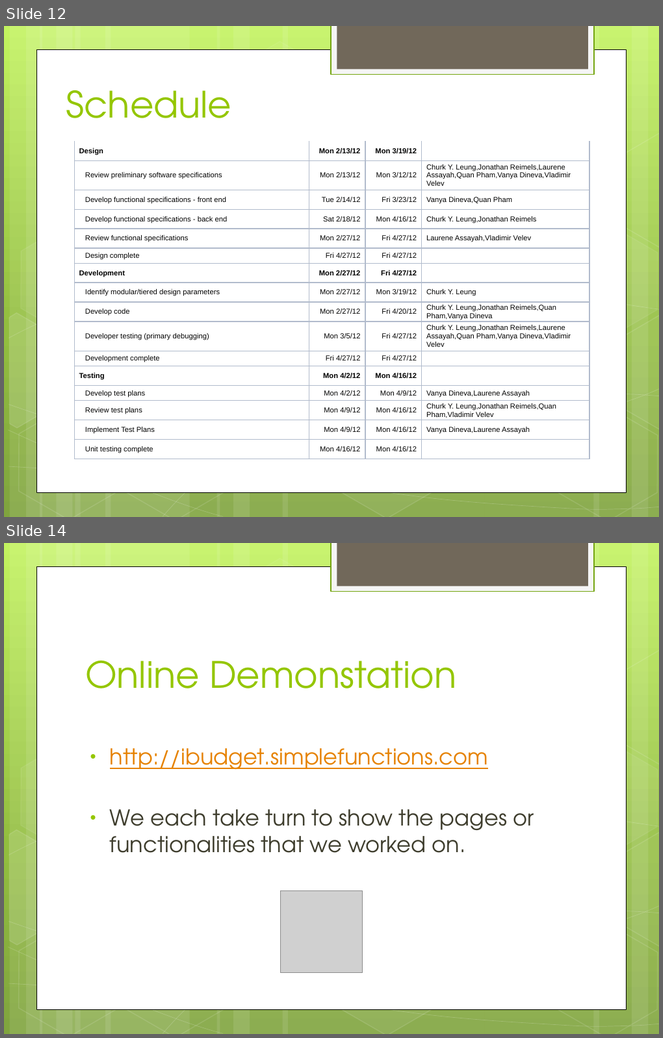
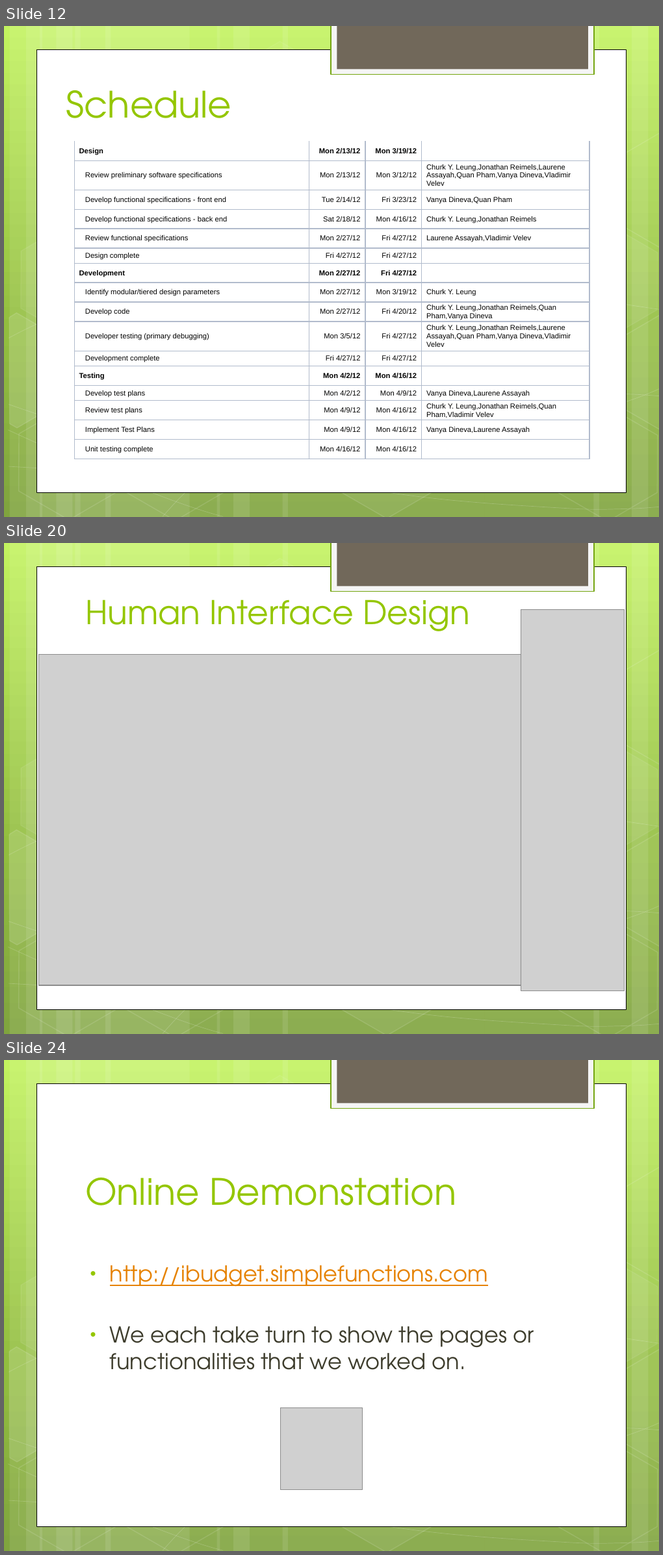
Before and after one commit to hiyenwong/cs679-b1-class-project, a slide deck: deliverables/final/Final Presentation.pptx. Shown one above the other, each under a label of ours: slides 12 and 14 before the commit, slides 12, 20 and 24 after it; the slides between them are not shown. The pictures are 663x1038 and 663x1555 pixels, drawn with LibreOffice and Linux fonts; fonts in the diff are those of the drawing; grey boxes stand for pictures. Boxes give left, top, right and bottom in pixels: in the first picture for what was removed or moved away, otherwise in the second. Text is boxed around its words. In the diff, an @@ line names an element or a change of style, - is before the commit and + after.

```diff
--- a/deliverables/final/Final Presentation.pptx
+++ b/deliverables/final/Final Presentation.pptx
@@ slide 20 added at box(4, 543, 659, 1034), background gradient #C3F35F to #93BF3F to #81A53E; not listed: 31 template elements that a slide beside it also shows @@
@@ title added at box(85, 590, 470, 631), 36 pt, text #94C600 @@
+Human Interface Design
@@ picture added at box(521, 610, 625, 991) @@
@@ picture added at box(38, 654, 529, 986) @@
@@ what was slide 14 is now slide 24 @@
```
Also in this commit, not shown: 9 other slides added, 7 slides removed.
